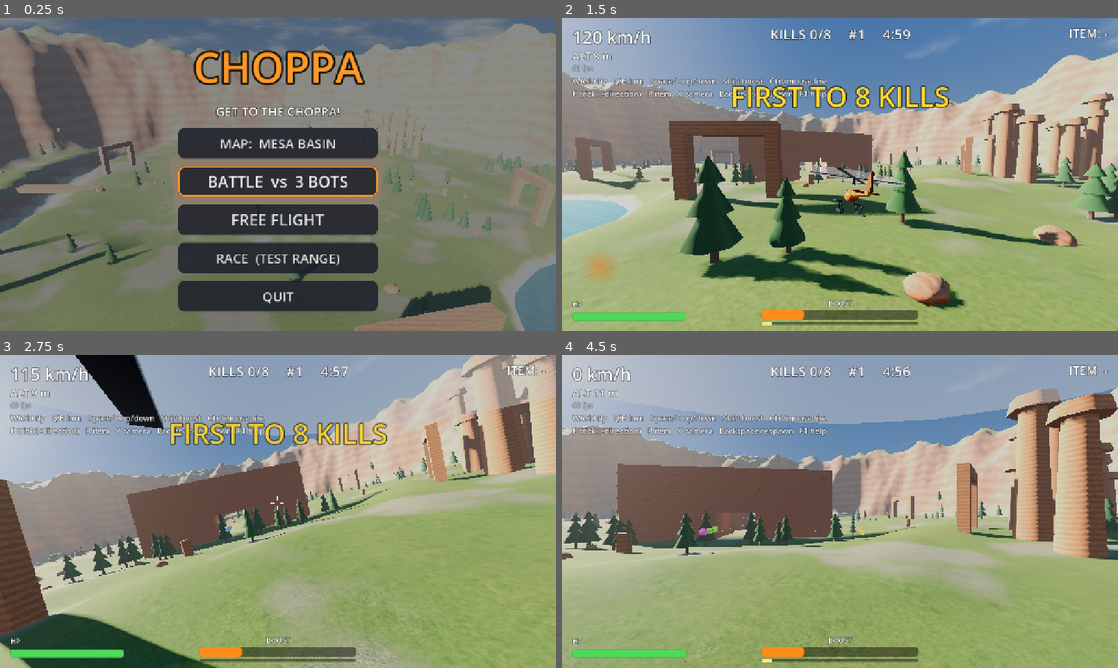
Above: before the commit, frames 1-4 (two rows, left to right).
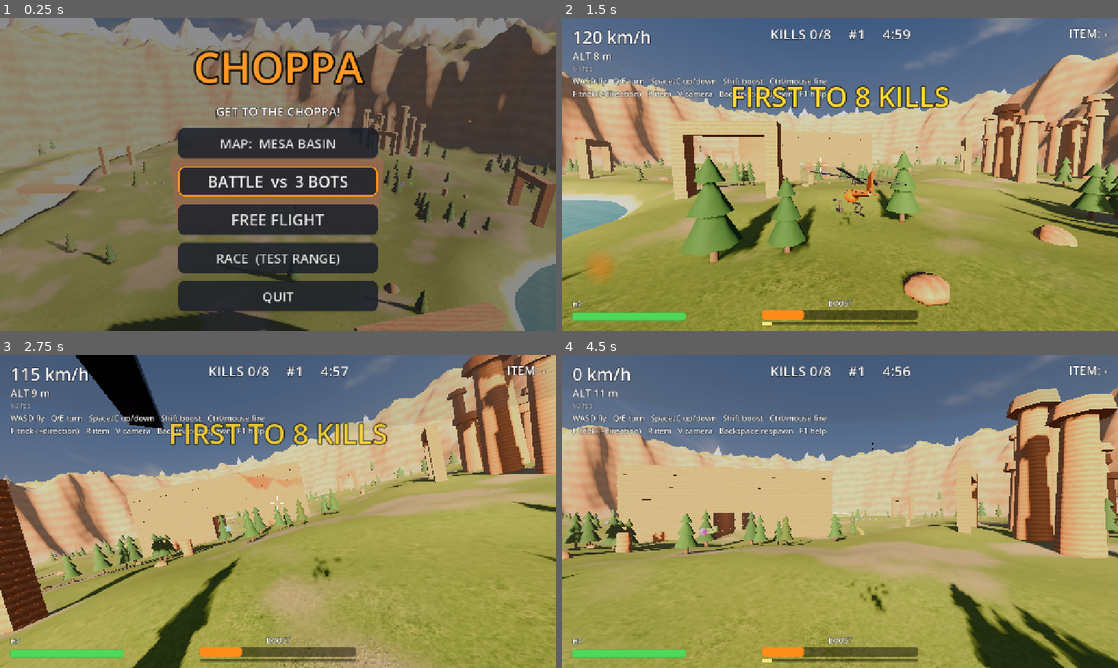
Above: after the commit, the same moments.

Repository: agnorance/choppa
Game: Godot game, scene res://scenes/main.tscn
The game is run twice, just before and just after one commit, with the same random seed, the same clock (stepped at 60 frames per second) and the same inputs.
Inputs (mouse positions are in pixels of both pictures, inside the frame that each line leads up to):
- Up to frame 1 (0.25 s): no input
- Up to frame 2 (1.5 s): tap Enter at 0.5 s; move the mouse to (962, 158) at 0.52 s; hold D (move_right) 0.53-1.25 s; hold Shift (boost) 0.53-1.25 s; click (962, 158) at 0.67 s; drag from (728, 190) to (812, 237) at 1.27 s
- Up to frame 3 (2.75 s): move the mouse to (333, 442) at 2.02 s; hold D (move_right) from 2.03 s (still down); hold V (toggle_camera) from 2.03 s (still down)
- Up to frame 4 (4.5 s): release D (move_right) at 2.75 s; release V (toggle_camera) at 2.75 s; drag from (812, 574) to (673, 464) at 2.77 s; move the mouse to (1006, 558) at 3.52 s; hold A (move_left) 3.53-4.25 s; hold R (use_item) 3.53-4.25 s; drag from (673, 464) to (756, 433) at 4.27 s

The runs differ from the first frame. In frame 1, 53% of the frame differs, in the area x 0-100%, y 0-100%; in frame 2, 92%; in frame 3, 85%; in frame 4, 90%.

Commit message:
Golden-hour mood: layered sky, warm low sun, snowy mountain backdrop
- Sky shader with warm horizon toward the sun, cirrus and cumulus layers lit
  warm/cool, silver linings and a low haze bank
- Low side-lit sun, warmer haze with stronger aerial perspective
- Distant ridged mountain ranges with snow caps around the basin (scenery
  terrain without collision); terrain shader gained a snow layer
- Camera far plane 8 km; smaller rotor dust, subtler rotor disc

Diff:
--- a/scripts/chase_camera.gd
+++ b/scripts/chase_camera.gd
@@ -17,7 +17,7 @@
 
 func _ready() -> void:
 	near = 0.1
-	far = 1500.0
+	far = 8000.0  # The mountain backdrop is kilometres away.
 	physics_interpolation_mode = Node.PHYSICS_INTERPOLATION_MODE_OFF
 
 
--- a/scripts/choppa_model.gd
+++ b/scripts/choppa_model.gd
@@ -75,7 +75,7 @@
 	_blur_material.transparency = BaseMaterial3D.TRANSPARENCY_ALPHA
 	_blur_material.shading_mode = BaseMaterial3D.SHADING_MODE_UNSHADED
 	_blur_material.cull_mode = BaseMaterial3D.CULL_DISABLED
-	_blur_material.albedo_color = Color(0.9, 0.9, 0.9, 0.0)
+	_blur_material.albedo_color = Color(0.35, 0.35, 0.36, 0.0)
 	_part(disc, _blur_material, Vector3(0.0, 1.3, 0.0))
 
 	for side in [-1.0, 1.0]:
@@ -130,8 +130,8 @@
 	_dust.damping_min = 3.0
 	_dust.damping_max = 4.0
 	_dust.gravity = Vector3(0.0, 3.0, 0.0)  # Billows up and out.
-	_dust.scale_amount_min = 3.5
-	_dust.scale_amount_max = 6.0
+	_dust.scale_amount_min = 1.5
+	_dust.scale_amount_max = 3.0
 	_dust.emitting = false
 	add_child(_dust)
 
@@ -227,7 +227,7 @@
 	_rotor_speed = lerpf(_rotor_speed, target_rotor, 1.0 - exp(-3.0 * delta))
 	_rotor.rotate_y(_rotor_speed * delta)
 	_tail_rotor.rotate_x(_rotor_speed * 1.6 * delta)
-	_blur_material.albedo_color.a = clampf((_rotor_speed - 8.0) / 60.0, 0.0, 0.22)
+	_blur_material.albedo_color.a = clampf((_rotor_speed - 8.0) / 80.0, 0.0, 0.1)
 
 	_parts.visible = c.invulnerable <= 0.0 or fmod(c.invulnerable, 0.2) > 0.08
 	for flash in _flashes:
--- a/scripts/main.gd
+++ b/scripts/main.gd
@@ -63,6 +63,7 @@
 func _show_menu() -> void:
 	camera = Camera3D.new()
 	camera.fov = 60.0
+	camera.far = 8000.0
 	add_child(camera)
 	camera.make_current()
 	var menu := Menu.new()
--- a/scripts/map_kit.gd
+++ b/scripts/map_kit.gd
@@ -13,7 +13,7 @@
 
 
 ## Sky, sun, haze and post-processing. How much of it runs depends on Graphics.quality.
-static func environment(parent: Node3D, sun_rotation := Vector3(-27.0, -40.0, 0.0)) -> void:
+static func environment(parent: Node3D, sun_rotation := Vector3(-19.0, 70.0, 0.0)) -> void:
 	var high := Graphics.at_least(Graphics.Quality.HIGH)
 	var medium := Graphics.at_least(Graphics.Quality.MEDIUM)
 	var sky_material := ShaderMaterial.new()
@@ -27,16 +27,16 @@
 	env.background_mode = Environment.BG_SKY
 	env.sky = sky
 	env.ambient_light_source = Environment.AMBIENT_SOURCE_SKY
-	env.ambient_light_energy = 0.9
+	env.ambient_light_energy = 1.0
 	env.reflected_light_source = Environment.REFLECTION_SOURCE_SKY
 	env.tonemap_mode = Environment.TONE_MAPPER_AGX
 	env.tonemap_exposure = 1.05
 
 	env.fog_enabled = true
-	env.fog_light_color = Color(0.7, 0.72, 0.76)
-	env.fog_sun_scatter = 0.2
-	env.fog_density = 0.0006
-	env.fog_aerial_perspective = 0.5
+	env.fog_light_color = Color(0.78, 0.66, 0.56)
+	env.fog_sun_scatter = 0.45
+	env.fog_density = 0.00045
+	env.fog_aerial_perspective = 0.75
 	env.fog_sky_affect = 0.15
 	env.fog_height = 6.0
 	env.fog_height_density = 0.004
@@ -70,8 +70,8 @@
 		env.volumetric_fog_ambient_inject = 0.35
 		env.volumetric_fog_sky_affect = 0.4
 	env.adjustment_enabled = true
-	env.adjustment_contrast = 1.08
-	env.adjustment_saturation = 1.08
+	env.adjustment_contrast = 1.1
+	env.adjustment_saturation = 1.05
 
 	var world_env := WorldEnvironment.new()
 	world_env.environment = env
@@ -80,8 +80,8 @@
 	# Low afternoon sun: warm light, long soft shadows.
 	var sun := DirectionalLight3D.new()
 	sun.rotation_degrees = sun_rotation
-	sun.light_color = Color(1.0, 0.9, 0.78)
-	sun.light_energy = 1.7
+	sun.light_color = Color(1.0, 0.8, 0.6)
+	sun.light_energy = 2.0
 	sun.light_angular_distance = 0.6
 	sun.shadow_enabled = true
 	sun.shadow_blur = 1.2
@@ -116,11 +116,39 @@
 	return m
 
 
-## The splat material for Terrain and flat ground.
-static func terrain_material(water_level := -100.0) -> ShaderMaterial:
+## Distant mountain ranges with snow caps all around the arena: scenery only, no
+## collision, mostly peeking over the arena's own cliffs.
+static func backdrop(parent: Node3D, inner_radius: float, seed_value := 1) -> void:
+	var ridges := FastNoiseLite.new()
+	ridges.seed = seed_value
+	ridges.noise_type = FastNoiseLite.TYPE_SIMPLEX_SMOOTH
+	ridges.fractal_type = FastNoiseLite.FRACTAL_RIDGED
+	ridges.fractal_octaves = 6
+	ridges.frequency = 0.0011
+	var terrain := Terrain.new()
+	terrain.size = 7000.0
+	terrain.resolution = [140, 220, 350][Graphics.quality]
+	terrain.collide = false
+	terrain.height_fn = func(x: float, z: float) -> float:
+		var r := Vector2(x, z).length()
+		var rise := smoothstep(inner_radius, inner_radius + 1600.0, r)
+		var ridge := ridges.get_noise_2d(x, z) * 0.5 + 0.5
+		return -60.0 + rise * (120.0 + pow(ridge, 1.8) * 620.0)
+	var material := terrain_material(-1000.0, "rock")
+	material.set_shader_parameter("snow_height", 330.0)
+	material.set_shader_parameter("cliff_slope", 0.3)
+	material.set_shader_parameter("cliff_scale", 0.02)
+	material.set_shader_parameter("ground_scale", 0.03)
+	terrain.material = material
+	parent.add_child(terrain)
+
+
+## The splat material for Terrain and flat ground. `cliff` is the texture for steep
+## slopes: "sandstone" or "rock".
+static func terrain_material(water_level := -100.0, cliff := "sandstone") -> ShaderMaterial:
 	var m := ShaderMaterial.new()
 	m.shader = load("res://shaders/terrain.gdshader")
-	for slot: Array in [["grass", "grass"], ["dirt", "dirt"], ["sand", "sand"], ["cliff", "sandstone"]]:
+	for slot: Array in [["grass", "grass"], ["dirt", "dirt"], ["sand", "sand"], ["cliff", cliff]]:
 		m.set_shader_parameter(slot[0] + "_albedo", load("res://assets/textures/%s_albedo.png" % slot[1]))
 		m.set_shader_parameter(slot[0] + "_normal", load("res://assets/textures/%s_normal.png" % slot[1]))
 	var noise := FastNoiseLite.new()
--- a/scripts/mesa_basin.gd
+++ b/scripts/mesa_basin.gd
@@ -37,6 +37,7 @@
 	terrain.height_fn = _height
 	terrain.material = MapKit.terrain_material(WATER_LEVEL)
 	add_child(terrain)
+	MapKit.backdrop(self, 420.0, 7)
 
 	MapKit.cross_mesa(self, Vector3(0.0, -2.0, 0.0), 110.0, 42.0, 22.0, 17.0, Color(0.76, 0.47, 0.31))
 	MapKit.item_row(self, Vector3(0.0, 45.0, 0.0), 0.0, 2, 10.0)
--- a/scripts/terrain.gd
+++ b/scripts/terrain.gd
@@ -8,6 +8,7 @@
 ## (x, z) -> height.
 var height_fn: Callable
 var material: Material
+var collide := true  ## False for far-away scenery nobody can reach.
 
 var _heights := PackedFloat32Array()
 var _step := 0.0
@@ -59,6 +60,8 @@
 	instance.material_override = material
 	add_child(instance)
 
+	if not collide:
+		return
 	# HeightMapShape3D has 1 m spacing; scale it uniformly and shrink heights to match.
 	var data := PackedFloat32Array()
 	data.resize(n * n)
--- a/shaders/sky.gdshader
+++ b/shaders/sky.gdshader
@@ -1,12 +1,14 @@
-// Afternoon sky: gradient, sun with glow, and two layers of drifting fbm clouds lit
-// from the sun side.
+// Golden-hour sky: warm horizon, deep zenith, a hot sun with a wide glow, and three
+// cloud layers (high cirrus streaks, mid cumulus, low haze bank), lit warm on the sun
+// side and cool purple-grey away from it.
 shader_type sky;
 
-uniform vec3 zenith_color : source_color = vec3(0.13, 0.3, 0.6);
-uniform vec3 horizon_color : source_color = vec3(0.62, 0.7, 0.78);
-uniform vec3 ground_color : source_color = vec3(0.32, 0.27, 0.22);
-uniform float cloud_coverage : hint_range(0.0, 1.0) = 0.5;
-uniform float cloud_speed = 0.002;
+uniform vec3 zenith_color : source_color = vec3(0.12, 0.24, 0.42);
+uniform vec3 horizon_color : source_color = vec3(0.92, 0.66, 0.46);
+uniform vec3 opposite_horizon : source_color = vec3(0.55, 0.58, 0.66);
+uniform vec3 ground_color : source_color = vec3(0.28, 0.22, 0.18);
+uniform float cloud_coverage : hint_range(0.0, 1.0) = 0.52;
+uniform float cloud_speed = 0.0015;
 
 float hash(vec2 p) {
 	return fract(sin(dot(p, vec2(127.1, 311.7))) * 43758.5453);
@@ -20,10 +22,10 @@
 		mix(hash(i + vec2(0.0, 1.0)), hash(i + vec2(1.0, 1.0)), u.x), u.y);
 }
 
-float fbm(vec2 p) {
+float fbm(vec2 p, int octaves) {
 	float v = 0.0;
 	float a = 0.5;
-	for (int i = 0; i < 6; i++) {
+	for (int i = 0; i < octaves; i++) {
 		v += a * noise(p);
 		p = p * 2.03 + vec2(1.7, 9.2);
 		a *= 0.5;
@@ -34,32 +36,42 @@
 void sky() {
 	vec3 dir = EYEDIR;
 	float up = dir.y;
-	vec3 col = mix(horizon_color, zenith_color, pow(clamp(up, 0.0, 1.0), 0.45));
+	vec3 sun_dir = LIGHT0_DIRECTION;
+	vec3 sun_col = LIGHT0_COLOR * LIGHT0_ENERGY;
+	float sun = max(dot(dir, sun_dir), 0.0);
+	// How much this direction faces the sun around the horizon (0 away .. 1 toward).
+	float toward = dot(normalize(dir.xz + 0.0001), normalize(sun_dir.xz + 0.0001)) * 0.5 + 0.5;
+
+	vec3 horizon = mix(opposite_horizon, horizon_color, pow(toward, 1.5));
+	vec3 col = mix(horizon, zenith_color, pow(clamp(up, 0.0, 1.0), 0.55));
 	if (up < 0.0) {
-		col = mix(horizon_color * 0.9, ground_color, clamp(-up * 5.0, 0.0, 1.0));
+		col = mix(horizon * 0.85, ground_color, clamp(-up * 6.0, 0.0, 1.0));
 	}
-	vec3 sun_dir = LIGHT0_DIRECTION;
-	float sun = max(dot(dir, sun_dir), 0.0);
-	vec3 sun_col = LIGHT0_COLOR * LIGHT0_ENERGY;
-	// Warm haze around the sun, stronger near the horizon.
-	col += sun_col * (pow(sun, 6.0) * 0.18 + pow(sun, 48.0) * 0.35) * (1.0 - clamp(up, 0.0, 1.0) * 0.5);
+	col += sun_col * (pow(sun, 4.0) * 0.12 + pow(sun, 32.0) * 0.35 + pow(sun, 400.0) * 1.2);
+
 	if (up > 0.0) {
-		vec2 uv = dir.xz / (up + 0.12);
-		vec2 drift = vec2(TIME * cloud_speed, TIME * cloud_speed * 0.4);
-		float base = fbm(uv * 0.9 + drift);
-		float detail = fbm(uv * 3.1 - drift * 2.0);
-		float shape = base * 0.75 + detail * 0.25;
+		vec2 drift = vec2(TIME * cloud_speed, TIME * cloud_speed * 0.35);
+		vec2 uv = dir.xz / (up + 0.08);
+		// High cirrus: stretched streaks.
+		float cirrus = fbm(vec2(uv.x * 0.6, uv.y * 2.4) * 0.8 + drift * 0.5, 5);
+		cirrus = smoothstep(0.55, 0.85, cirrus) * 0.5;
+		// Mid cumulus with fake self-shadowing toward the sun.
+		float base = fbm(uv * 0.75 + drift, 6);
+		float shape = base * 0.8 + fbm(uv * 2.7 - drift * 1.7, 4) * 0.2;
 		float cover = 1.0 - cloud_coverage;
-		float density = smoothstep(cover, cover + 0.22, shape);
-		// Fake lighting: sample the cloud a little towards the sun; thick = darker.
-		float toward_sun = fbm(uv * 0.9 + drift + sun_dir.xz * 0.08);
-		float shade = clamp(1.0 - (toward_sun - shape) * 3.0, 0.45, 1.0);
-		vec3 lit = mix(vec3(0.55, 0.58, 0.66), vec3(1.0, 0.97, 0.93), shade);
-		lit += sun_col * pow(sun, 5.0) * 0.25 * (1.0 - density * 0.5);
-		float fade = smoothstep(0.0, 0.18, up);
-		col = mix(col, lit, density * fade * 0.95);
+		float density = smoothstep(cover, cover + 0.2, shape);
+		float toward_sun = fbm(uv * 0.75 + drift + sun_dir.xz * 0.12, 6);
+		float lit = clamp(0.5 + (shape - toward_sun) * 4.0, 0.0, 1.0);
+		vec3 shadow_col = vec3(0.36, 0.33, 0.42);
+		vec3 lit_col = mix(vec3(1.0, 0.86, 0.7), vec3(1.0, 0.95, 0.9), up);
+		vec3 cloud = mix(shadow_col, lit_col, lit);
+		// Silver lining when looking toward the sun through thin edges.
+		cloud += sun_col * pow(sun, 6.0) * (1.0 - density) * 0.9;
+		float fade = smoothstep(0.0, 0.12, up);
+		col = mix(col, mix(vec3(1.0, 0.85, 0.72), col, 0.4), cirrus * fade);
+		col = mix(col, cloud, density * fade * 0.92);
 	}
-	// Sun disc on top of everything (it peeks through thin cloud edges).
-	col += sun_col * smoothstep(0.9994, 0.9997, sun) * 8.0;
+	// Low haze bank hugging the horizon.
+	col = mix(col, horizon * 1.05, exp(-abs(up) * 18.0) * 0.6);
 	COLOR = col;
 }
--- a/shaders/terrain.gdshader
+++ b/shaders/terrain.gdshader
@@ -18,6 +18,8 @@
 uniform float water_level = -2.5;
 uniform float cliff_slope = 0.38;  // 1 - normal.y where rock takes over.
 uniform vec3 strata_tint : source_color = vec3(0.86, 0.72, 0.66);
+uniform float snow_height = 100000.0;  // Snow above this height (on flatter slopes).
+uniform vec3 snow_color : source_color = vec3(0.92, 0.94, 0.98);
 
 varying vec3 world_pos;
 varying vec3 world_normal;
@@ -92,7 +94,12 @@
 	vec3 flat_wn = normalize(vec3(flat_n.x + n.x, abs(flat_n.z) * n.y, flat_n.y + n.z));
 
 	vec3 wn = normalize(mix(flat_wn, cliff_wn, rock_w));
-	ALBEDO = mix(flat_col, cliff, rock_w);
-	ROUGHNESS = mix(0.92, 0.85, rock_w);
+	vec3 albedo = mix(flat_col, cliff, rock_w);
+	// Snow caps: settles on flatter faces, thins out on steep ones, ragged edge.
+	float snow_line = snow_height + (macro - 0.5) * 120.0 + (macro2 - 0.5) * 40.0;
+	float snow = smoothstep(snow_line, snow_line + 30.0, world_pos.y) * (1.0 - smoothstep(0.45, 0.75, slope));
+	albedo = mix(albedo, snow_color, snow);
+	ALBEDO = albedo;
+	ROUGHNESS = mix(mix(0.92, 0.85, rock_w), 0.6, snow);
 	NORMAL = normalize((VIEW_MATRIX * vec4(wn, 0.0)).xyz);
 }
